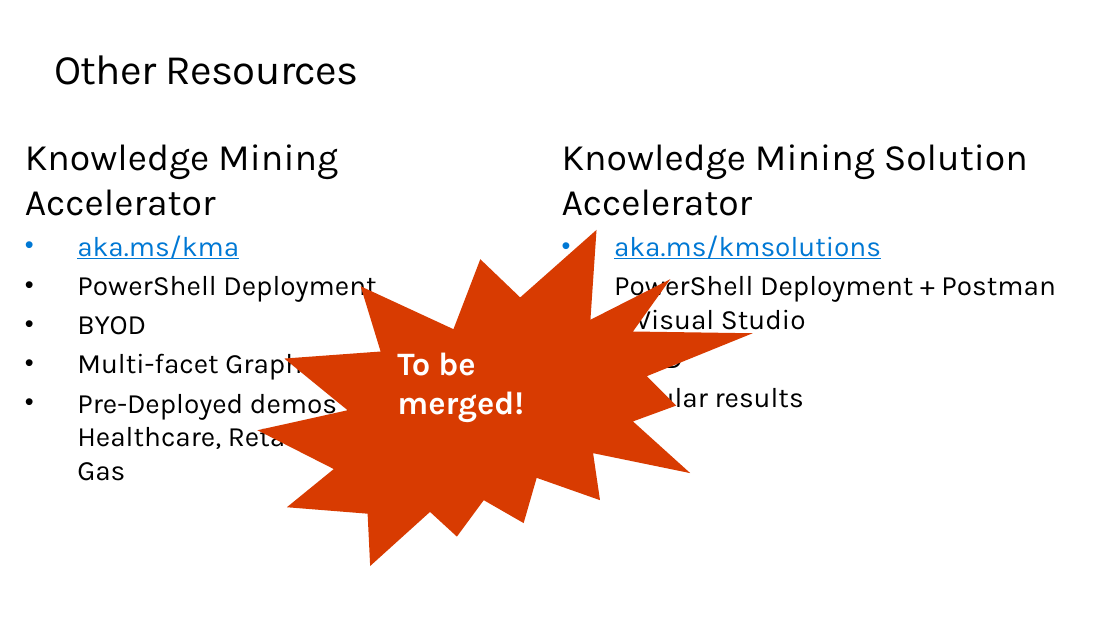
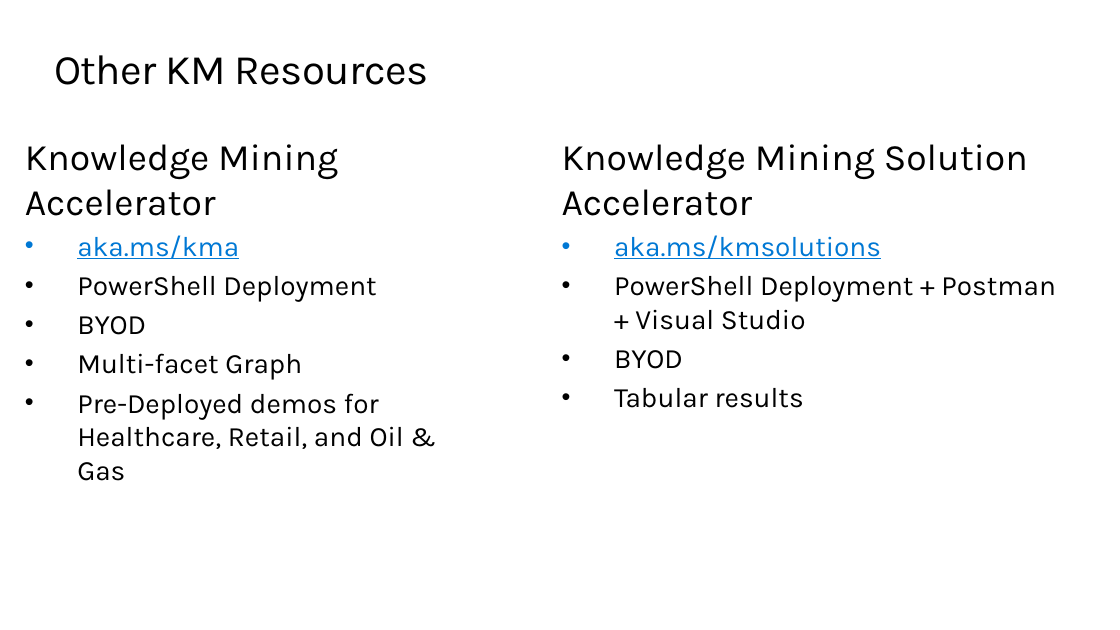
Before and after one commit to QuirkyDataScientist1978/Build-a-knowledge-mining-solution-using-Azure-AI, a slide deck: slide 8 of resources/slides/Opening.pptx (slide 5 before the commit). Drawn at 1120x630 pixels with LibreOffice and Linux fonts; fonts in the diff are those of the drawing; background and template pictures are left out. Boxes give left, top, right and bottom in pixels: in the first picture for what was removed or moved away, otherwise in the second. Text is boxed around its words. In the diff, an @@ line names an element or a change of style, - is before the commit and + after.

```diff
--- a/resources/slides/Opening.pptx
+++ b/resources/slides/Opening.pptx
@@ title at [54, 55, 428, 85]: text changed @@
-Other Resources
+Other KM Resources
@@ irregular seal removed at [258, 230, 754, 566] @@
-To be merged!
```
Also in this commit, not shown: 4 other slides changed, 3 slides added.
